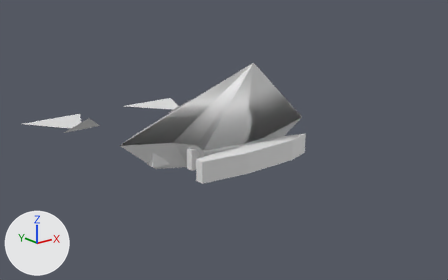
A saved change to the OBJ model GameData/Meshes/Designs/cryo/cryo_freighter_mk1_14.obj.
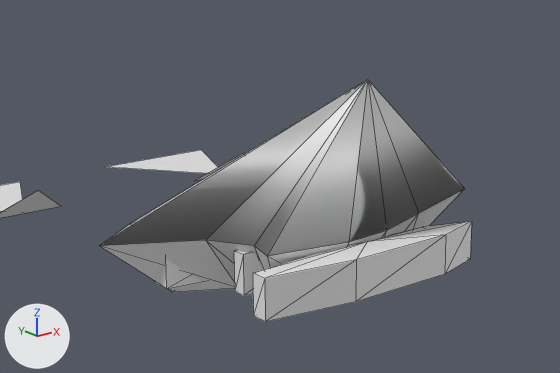
Old and new are each drawn whole from a 50 mm lens placed at (-6.92, -8.91, 3.86), pointed at (-0.02, -0.28, 0.41) and again close up on the part from 16% to 78% of the width and 8% to 75% of the height. The axes (+X, +Y, +Z) are drawn at lower left. The lights are the same throughout. The first two pictures are the older version. The close-ups show mesh edges as thin lines. Where no turn or scale is listed for an object, it has been applied to the vertices. Vertices at exactly the same position are counted once.

In view in the first close-up: 'cryo_freighter_mk1_14'.
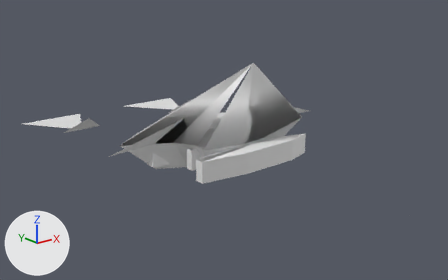
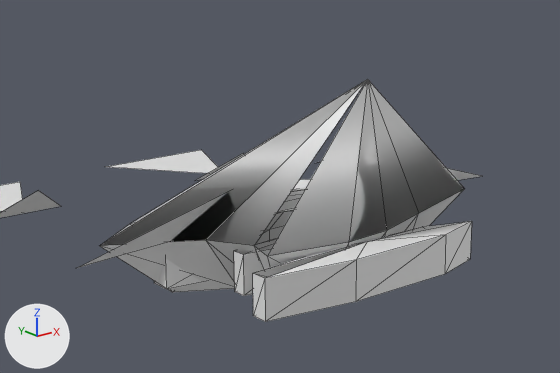
Patch to the scene script:
```diff
--- a/GameData/Meshes/Designs/cryo/cryo_freighter_mk1_14.obj.py
+++ b/GameData/Meshes/Designs/cryo/cryo_freighter_mk1_14.obj.py
@@ me_cryo_freighter_mk1_14 @@
 # used by ob_cryo_freighter_mk1_14; location = (0.0, 0.0, 0.0)
-me_cryo_freighter_mk1_14.from_pydata(...)  # 121 vertices, 151 faces; spans x -2.04..2.04, y -1.27..4.58, z 0.0..1.97
+me_cryo_freighter_mk1_14.from_pydata(...)  # 139 vertices, 139 faces; spans x -2.39..2.39, y -4.7..4.58, z 0.0..1.97
+# me_cryo_freighter_mk1_14 part 1
+# 18 faces are deleted
+# 12 vertices are added at x -2.39..2.39, y -0.77..0.77, z 0.08..1.28
+# 4 new faces join them
+# other edits to the shape of me_cryo_freighter_mk1_14 do not show in these pictures
```

What differs and where, as boxes [x1, y1, x2, y2] in the close-ups (560 x 373 px):
'cryo_freighter_mk1_14', reshaped
    before: [0, 79, 472, 322]
    after: [0, 79, 481, 322]
part 1 of me_cryo_freighter_mk1_14, reshaped
    before: [236, 82, 366, 278]
    after: [78, 161, 481, 268]
